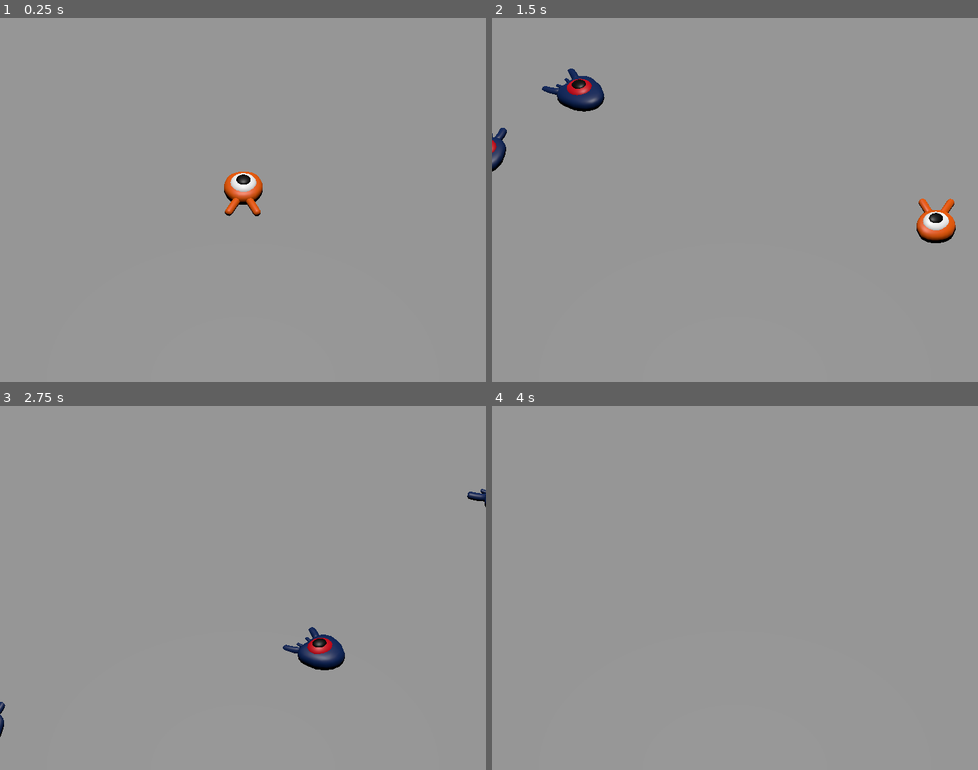
Above: before the commit, frames 1-4 (two rows, left to right).
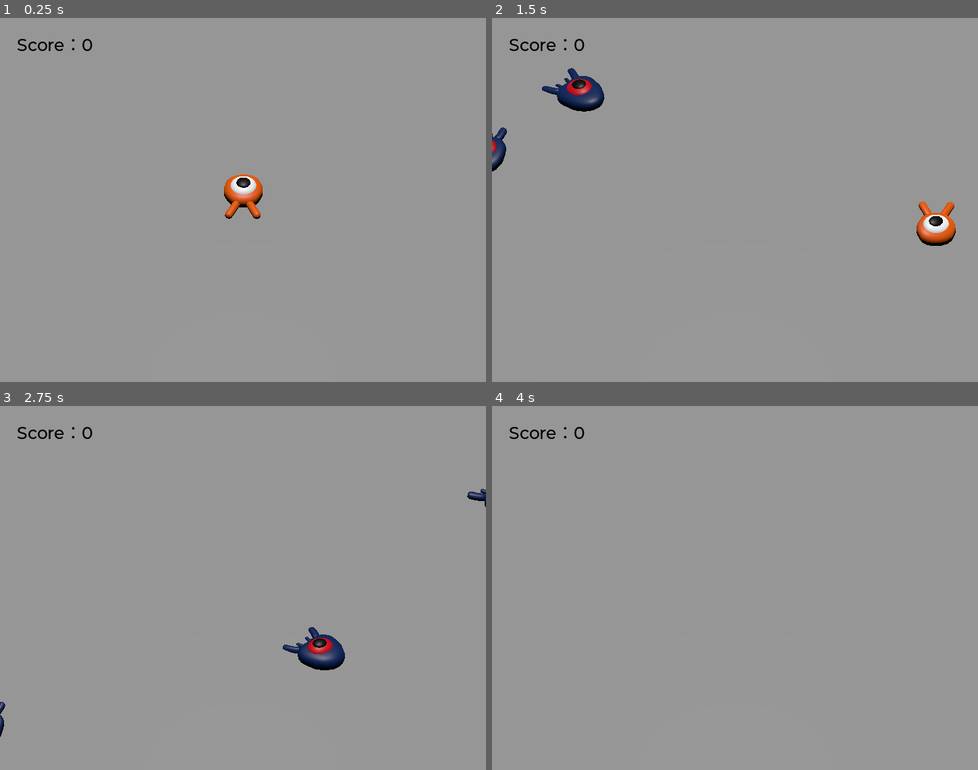
Above: after the commit, the same moments.

Repository: MiseHinoha/squash_the_creeps_3d
Game: Godot game, scene res://main.tscn
Same seed, same stepped clock (60 frames per second), same inputs: the game is played once before the commit and once after it.
Inputs:
- Up to frame 1 (0.25 s): no input
- Up to frame 2 (1.5 s): tap Enter at 0.5 s; hold D (move_right) 0.53-1.28 s; tap Space (jump) at 0.77 s; hold S (move_back) from 1.28 s (still down)
- Up to frame 3 (2.75 s): tap Space (jump) at 1.52 s; release S (move_back) at 2.03 s; hold D (move_right) from 2.03 s (still down)
- Up to frame 4 (4 s): release D (move_right) at 2.78 s; hold W (move_forward) 2.78-3.53 s; tap Space (jump) at 3.02, 3.77 s; hold A (move_left) from 3.53 s (still down)

The runs differ from the first frame. In frame 1, 0.7% of the frame differs, in the area x 3-55%, y 5-56%; in frame 2, 0.7%, in the area x 0-96%, y 5-63%; in frame 3, 0.2%; in frame 4, 0.2%.

Commit message:
调整player的collision并增加分数ui：通过小怪死亡发出一个信号给UserInterface，接收到信号后更新score

Diff:
--- /dev/null
+++ b/SorceLabel.gd
@@ -0,0 +1,16 @@
+extends Label
+
+var score = 0
+
+# Called when the node enters the scene tree for the first time.
+func _ready():
+	pass # Replace with function body.
+
+
+# Called every frame. 'delta' is the elapsed time since the previous frame.
+func _process(delta):
+	pass
+
+func _on_mob_squashed():
+	score += 1
+	text = "Score：%s" %score
--- a/main.gd
+++ b/main.gd
@@ -23,6 +23,7 @@
 	mob.initialize(mob_spawn_location.position,player_position)
 
 	add_child(mob)
+	mob.squashed.connect($UserInterface/SorceLabel._on_mob_squashed.bind())
 
 
 func _on_player_hit():
--- a/main.tscn
+++ b/main.tscn
@@ -1,8 +1,10 @@
-[gd_scene load_steps=9 format=3 uid="uid://b4o8jasw003be"]
+[gd_scene load_steps=12 format=3 uid="uid://b4o8jasw003be"]
 
 [ext_resource type="PackedScene" uid="uid://dceqegc3501lh" path="res://player.tscn" id="1_mviv5"]
 [ext_resource type="Script" path="res://main.gd" id="1_t48s8"]
 [ext_resource type="PackedScene" uid="uid://di1sf7m6vk61g" path="res://mob.tscn" id="2_m1j8a"]
+[ext_resource type="FontFile" uid="uid://bodtnkvfntv46" path="res://fonts/Montserrat-Medium.ttf" id="4_y1u04"]
+[ext_resource type="Script" path="res://SorceLabel.gd" id="5_idkd8"]
 
 [sub_resource type="BoxShape3D" id="BoxShape3D_02oia"]
 size = Vector3(60, 2, 60)
@@ -23,6 +25,10 @@
 }
 point_count = 5
 
+[sub_resource type="Theme" id="Theme_ep28u"]
+default_font = ExtResource("4_y1u04")
+default_font_size = 22
+
 [node name="Main" type="Node"]
 script = ExtResource("1_t48s8")
 mob_scene = ExtResource("2_m1j8a")
@@ -42,7 +48,7 @@
 transform = Transform3D(1, 0, 0, 0, -4.37114e-08, 1, 0, -1, -4.37114e-08, 0, 24, 0)
 
 [node name="Player" parent="." instance=ExtResource("1_mviv5")]
-transform = Transform3D(1, 0, 0, 0, 1, 0, 0, 0, 1, 0, -0.5, 0)
+transform = Transform3D(1, 0, 0, 0, 1, 0, 0, 0, 1, 0, 0.5, 0)
 
 [node name="CameraPivot" type="Marker3D" parent="."]
 transform = Transform3D(1, 0, 0, 0, 0.707107, 0.707107, 0, -0.707107, 0.707107, 0, 0, 5)
@@ -81,5 +87,23 @@
 wait_time = 0.5
 autostart = true
 
+[node name="UserInterface" type="Control" parent="."]
+layout_mode = 3
+anchors_preset = 0
+offset_right = 40.0
+offset_bottom = 40.0
+theme = SubResource("Theme_ep28u")
+
+[node name="SorceLabel" type="Label" parent="UserInterface"]
+layout_mode = 0
+offset_left = 25.0
+offset_top = 20.0
+offset_right = 82.0
+offset_bottom = 43.0
+theme_override_colors/font_color = Color(0, 0, 0, 1)
+theme_override_font_sizes/font_size = 25
+text = "Score：0"
+script = ExtResource("5_idkd8")
+
 [connection signal="hit" from="Player" to="." method="_on_player_hit"]
 [connection signal="timeout" from="MobTimer" to="." method="_on_mob_timer_timeout"]
--- a/player.tscn
+++ b/player.tscn
@@ -19,10 +19,11 @@
 [node name="Character" parent="Pivot" instance=ExtResource("1_pyo0s")]
 
 [node name="CollisionShape3D" type="CollisionShape3D" parent="."]
+transform = Transform3D(1, 0, 0, 0, 1, 0, 0, 0, 1, 0, 0.213657, 0)
 shape = SubResource("SphereShape3D_8cwl7")
 
 [node name="MobDetector" type="Area3D" parent="."]
-transform = Transform3D(1, 0, 0, 0, 1, 0, 0, 0, 1, 0.0149169, 0.0870712, -0.0447493)
+transform = Transform3D(1, 0, 0, 0, 1, 0, 0, 0, 1, 0.0149169, 0.44571, -0.0447493)
 collision_layer = 0
 collision_mask = 2
 monitorable = false
